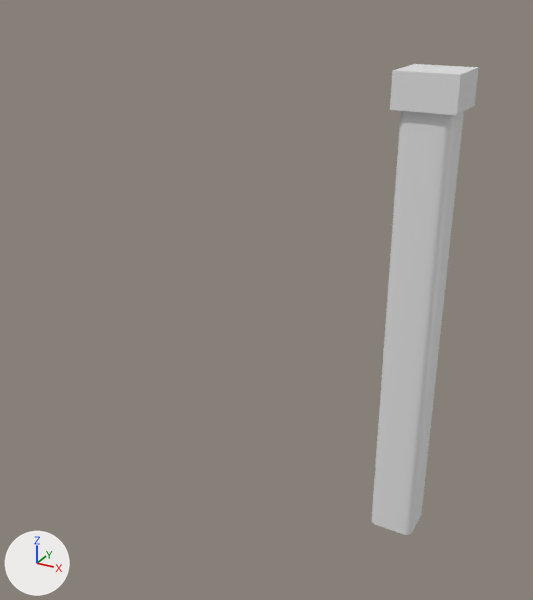
Two versions of the Blender file Assets/Prefab/GameEntities/ConveyorBelt/Platforms/IncineratorPlatform/models/IncineratorPlatformSource.blend, one commit apart.
Both versions are drawn from a 50 mm lens placed at (6.6, -22.4, 3.7), pointed at (-2.0, -6.8, -4.1). The lights are fixed; the arrows at lower left show +X, +Y and +Z. Objects named as collision shapes, trigger or cutter boxes, shadow casters or lower levels of detail are left out.

Objects in the first picture: 'Cube', 'PlatformBase', 'left', 'rigth'.
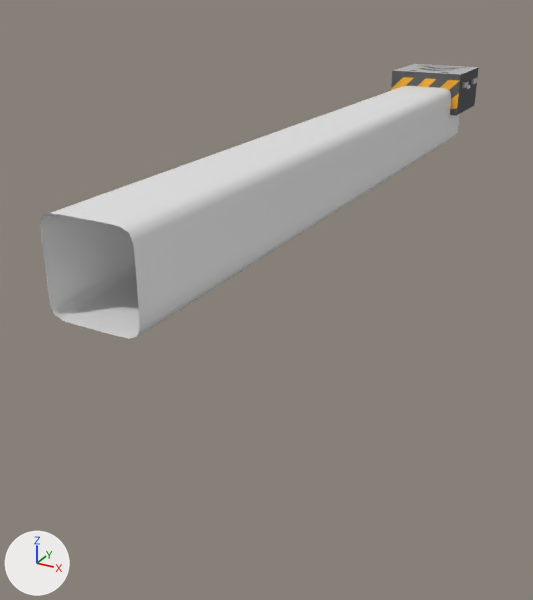
ob_collider_001 is not drawn itself; it is the parent of ob_cube, ob_left, ob_rigth, ob_platformbase.

Where the newer file only moved an object's origin or applied its transform, the numbers keep the older frame.

Diff of the bpy script that builds the scene:
```diff
--- a/Assets/Prefab/GameEntities/ConveyorBelt/Platforms/IncineratorPlatform/models/IncineratorPlatformSource.blend.py
+++ b/Assets/Prefab/GameEntities/ConveyorBelt/Platforms/IncineratorPlatform/models/IncineratorPlatformSource.blend.py
@@ img_rollerplatformarrow_jpg_001 @@
+img_rollerplatformarrow_jpg_001 = load_image('RollerPlatformArrow.jpg.001', '../../RollerPlatform/RollerPlatformArrow.jpg', 512, 512, 'sRGB')
@@ mat_roller @@
+mat_roller = principled_material('Roller')
+mat_roller.texture = img_rollerplatformarrow_jpg_001
@@ me_cube_011 @@
 # used by ob_platformbase; parent = ob_collider_001; location = (0.0, 0.0, 0.0)
-me_cube_011.from_pydata(...)  # 24 vertices, 24 faces; spans x -100.0..100.0, y 8.0..120.0, z -100.0..100.0
-me_cube_011.materials.append(mat_conveyor_001)  # white #e7e7e7
+me_cube_011.from_pydata(...)  # 56 vertices, 44 faces; spans x -1.0..1.0, y -1.0..1.0, z 0.0..1.0
+# me_cube_011 part 1: the whole mesh is rebuilt
+me_cube_011.materials.append(mat_incinerator_001)  # white #e7e7e7
@@ me_cube_014 @@
+me_cube_014.from_pydata(...)  # 24 vertices, 14 faces; spans x 0.0..0.79, y -0.81..0.81, z -0.18..0.18
+me_cube_014.materials.append(mat_roller)  # picture img_rollerplatformarrow_jpg_001
@@ ob_left @@
 ob_left.parent = ob_collider_001
+ob_left.matrix_parent_inverse = Matrix(((100.0, 0.0, 0.0, 0.0), (0.0, 100.0, 0.0, 0.0), (0.0, 0.0, 100.0, 0.0), (0.0, 0.0, 0.0, 1.0)))
 ob_left.location = (81.75, 100.0, 0.0)
@@ ob_rigth @@
-ob_rigth = bpy.data.objects.new('rigth', me_cube_010)
-ob_rigth.parent = ob_collider_001
-ob_rigth.location = (-79.41, 110.0, 0.0)
@@ ob_platformbase @@
 ob_platformbase.parent = ob_collider_001
+ob_platformbase.matrix_parent_inverse = Matrix(((100.0, 0.0, 0.0, 0.0), (0.0, 100.0, 0.0, 0.0), (0.0, 0.0, 100.0, 0.0), (0.0, 0.0, 0.0, 1.0)))
 ob_platformbase.location = (0.0, 0.0, 0.0)
@@ ob_collider_001 @@
 ob_collider_001.location = (0.0, 0.0, 0.0)
-ob_collider_001.rotation_euler = (1.571, 0.0, 3.142)  # degrees (90, 0, 180)
 ob_collider_001.scale = (0.01, 0.01, 0.01)
@@ ob_right @@
+ob_right = bpy.data.objects.new('right', me_cube_014)
+ob_right.parent = ob_collider_001
+ob_right.matrix_parent_inverse = Matrix(((100.0, 0.0, 0.0, 0.0), (0.0, 100.0, 0.0, 0.0), (0.0, 0.0, 100.0, 0.0), (0.0, 0.0, 0.0, 1.0)))
+ob_right.location = (-0.794, 0.0, 1.018)
```

Changed parts and their boxes [x1, y1, x2, y2] in the pictures (533 x 600 px):
'Cube', reshaped (353% wider, 40% shorter)
    before: [372, 111, 464, 535]
    after: [40, 86, 460, 339]
'PlatformBase', turned, moved
    before: [390, 64, 479, 115]
    after: [391, 64, 479, 115]
'left', turned, moved
    before: [403, 65, 443, 72]
    after: [429, 67, 469, 73]
'rigth', deleted
    before: [428, 66, 468, 73]
'right', added
    after: [404, 65, 441, 72]
